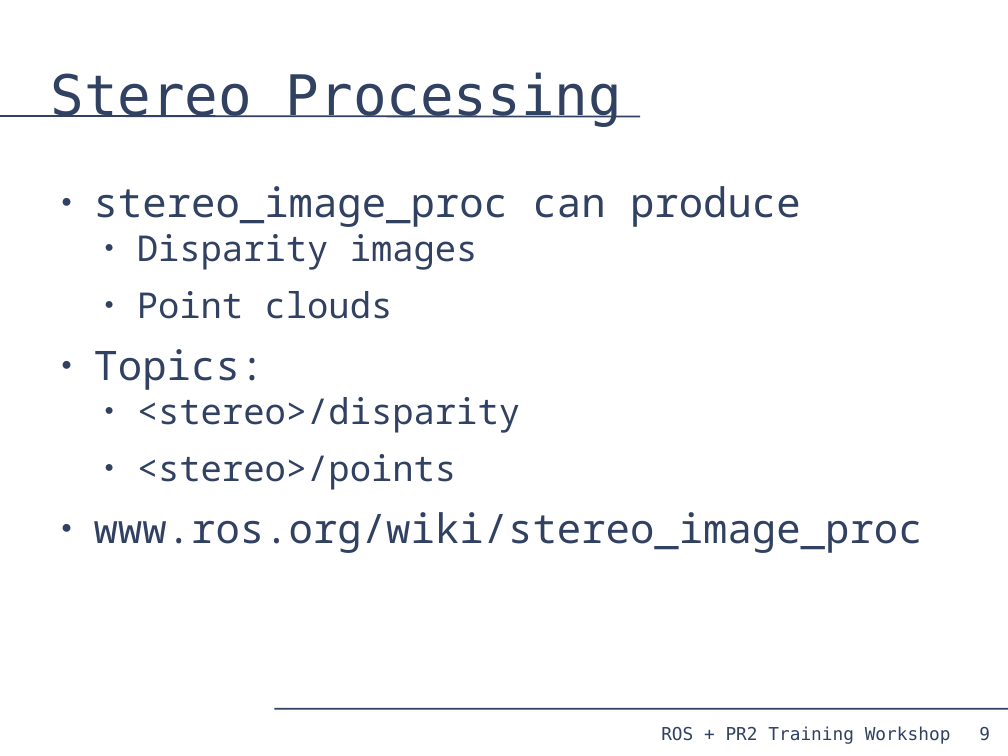
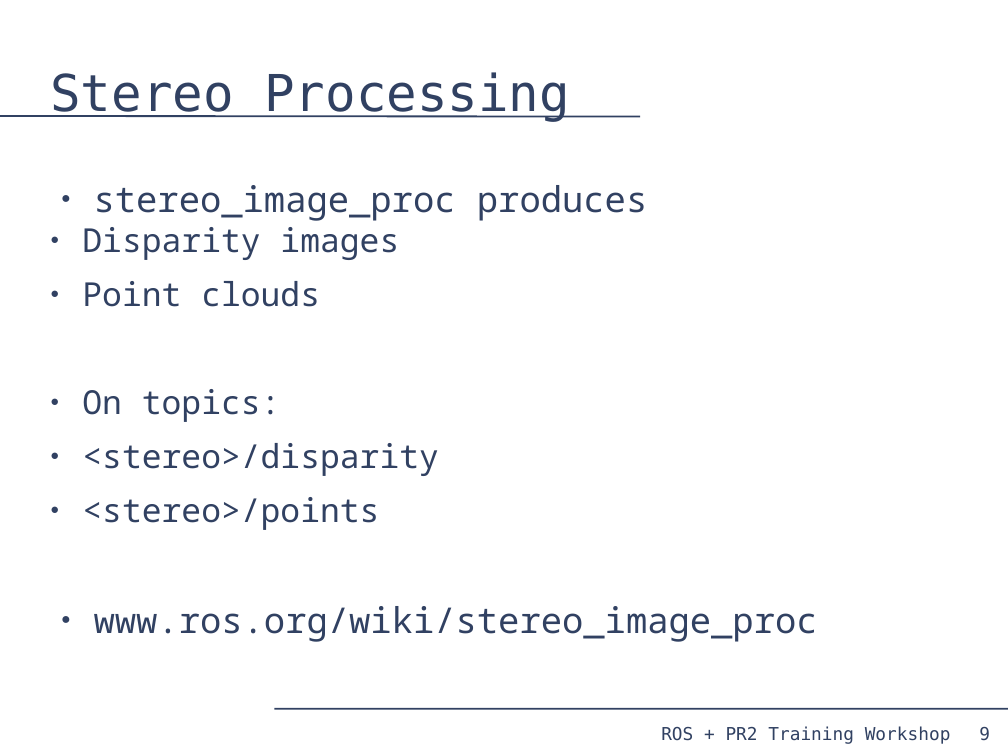
Before and after one commit to PR2/pr2_docs, a slide deck: slide 9 of pr2_training_workshop/processing_camera_data/slides.odp. Drawn at 1008x756 pixels with LibreOffice and Linux fonts; fonts in the diff are those of the drawing. Boxes give left, top, right and bottom in pixels: in the first picture for what was removed or moved away, otherwise in the second. Text is boxed around its words. In the diff, an @@ line names an element or a change of style, - is before the commit and + after.

Commit message:
Just formatting tweaks

```diff
--- a/pr2_training_workshop/processing_camera_data/slides.odp
+++ b/pr2_training_workshop/processing_camera_data/slides.odp
@@ title "Stereo Processing" at (50,72,570,122): size 44 to 40 pt @@
@@ text at (94,185,647,221): text changed; size 32 to 28 pt @@
-● stereo_image_proc can produce
+● stereo_image_proc produces
@@ text at (82,227,818,642): size 28 to 26 pt in "Disparity images", "Point clouds", "<stereo>/disparity", "<stereo>/points"; size 32 to 28 pt in "www.ros.org/wiki/stereo_image_proc"; indent changed @@
@@ text at (82,389,281,422): text changed; size 32 to 26 pt @@
-● Topics:
+  ● On topics:
```
Also in this commit, not shown: 21 other slides changed.
